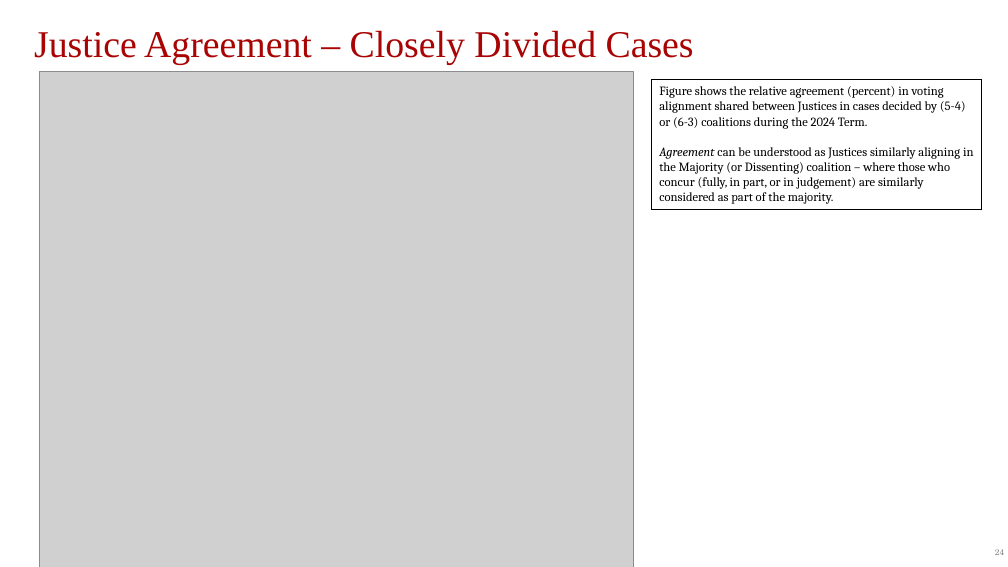
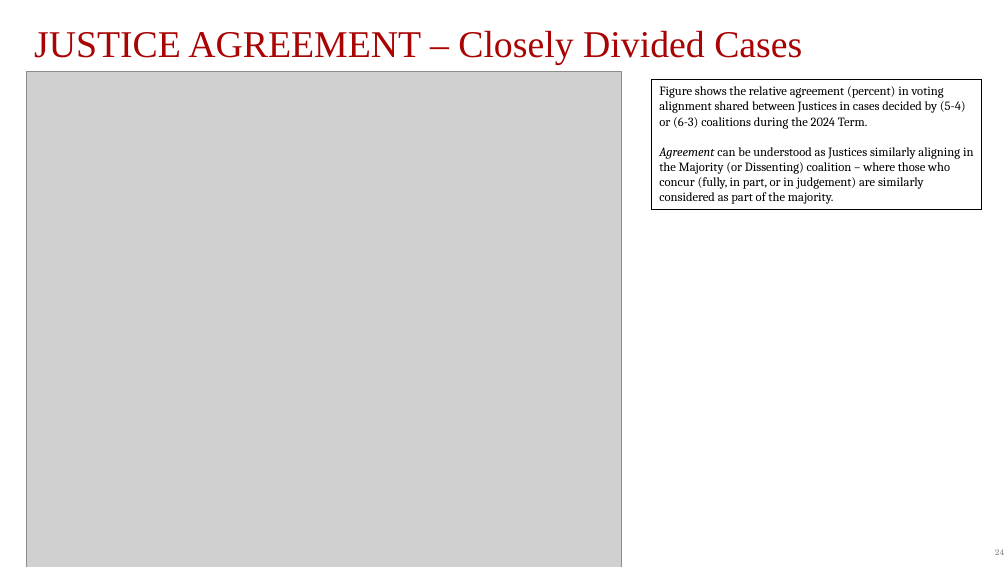
Before and after one commit to JakeTruscott/scotuswatch, a slide deck: slide 24 of Stat Reviews/OT24_StatReview/compilation/SCOTUSBlog/statpack_OT24.pptx. Drawn at 1008x567 pixels with LibreOffice and Linux fonts; fonts in the diff are those of the drawing; grey boxes stand for pictures. Boxes give left, top, right and bottom in pixels: in the first picture for what was removed or moved away, otherwise in the second. Text is boxed around its words. In the diff, an @@ line names an element or a change of style, - is before the commit and + after.

```diff
--- a/Stat Reviews/OT24_StatReview/compilation/SCOTUSBlog/statpack_OT24.pptx
+++ b/Stat Reviews/OT24_StatReview/compilation/SCOTUSBlog/statpack_OT24.pptx
@@ text at <box>34,30,802,65</box>: text changed @@
-Justice Agreement – Closely Divided Cases
+JUSTICE AGREEMENT – Closely Divided Cases
@@ picture: place and size @@
-picture at <box>39,72,634,567</box>
+picture at <box>26,72,621,567</box>
```
Also in this commit, not shown: 16 other slides changed, 33 other files.
